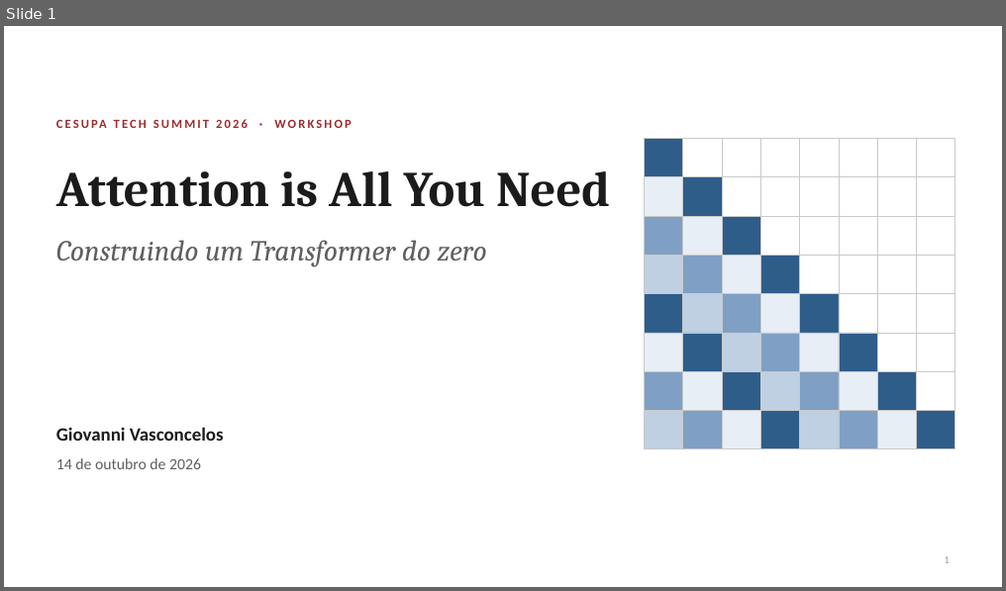
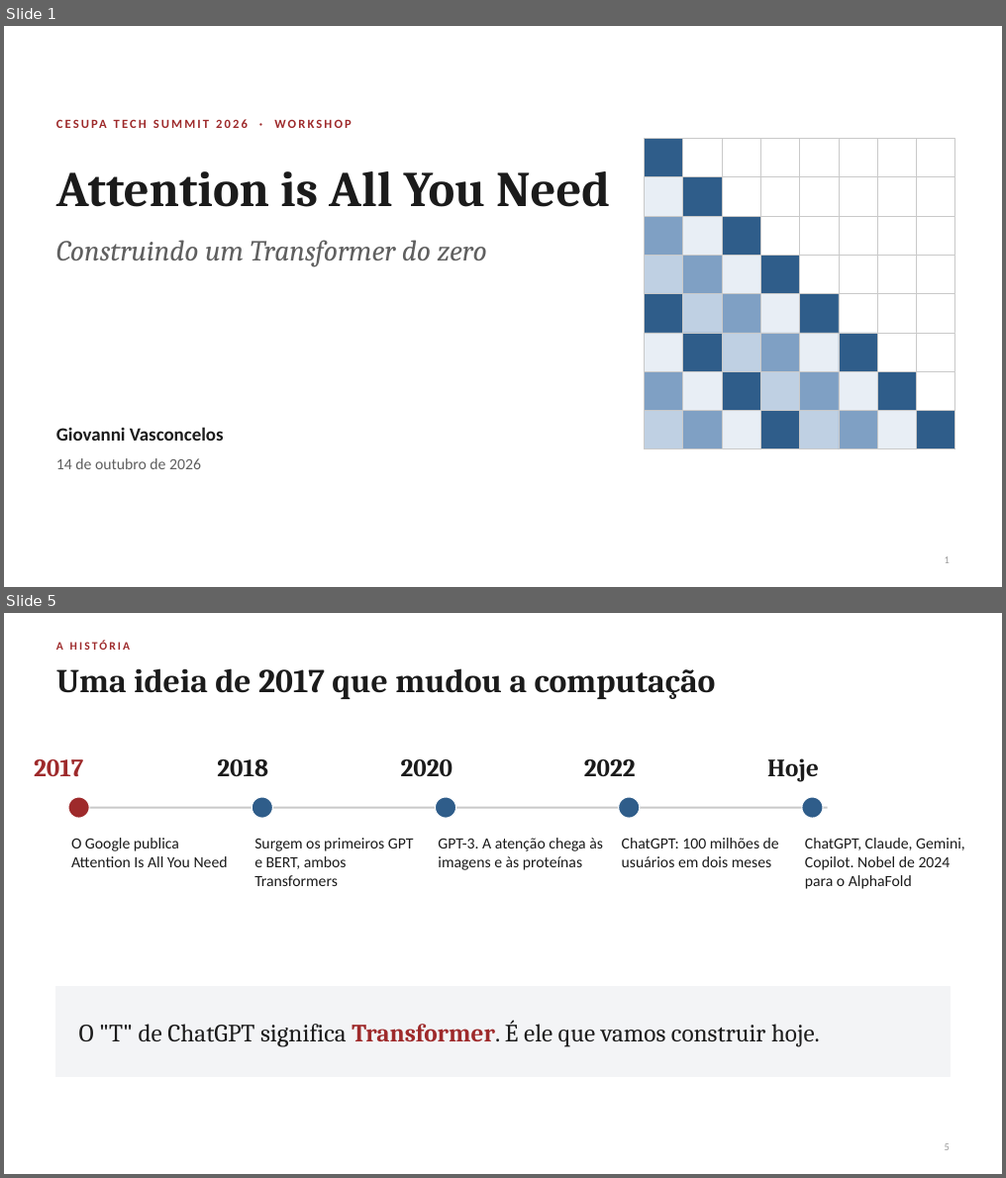
Before and after one commit to giovannibragasv/transformer-do-zero, a slide deck: slides/attention_workshop.pptx. Shown one above the other, each under a label of ours: slide 1 before the commit, slides 1 and 5 after it; the slides between them are not shown. The pictures are 1006x591 and 1006x1178 pixels, drawn with LibreOffice and Linux fonts; fonts in the diff are those of the drawing. Boxes give left, top, right and bottom in pixels: in the first picture for what was removed or moved away, otherwise in the second. Text is boxed around its words. In the diff, an @@ line names an element or a change of style, - is before the commit and + after.

Commit message:
Exercícios de lacuna, código pesado escondido e slides mais didáticos
- Notebook: atenção feita passo a passo num exemplo de três palavras; exercícios de
  lacuna (___) com a resposta no comentário; células pesadas em formulário do Colab;
  glossário e instruções de uso no topo; controle deslizante de temperatura.
- Slides: 25, com a história desde 2017, o problema das redes recorrentes, a busca
  do YouTube como analogia de Q/K/V, os três passos com os números do notebook e
  por que a atenção mudou tudo. Sem horários na tela.

```diff
--- a/slides/attention_workshop.pptx
+++ b/slides/attention_workshop.pptx
@@ slide 5 added at [4, 613, 1002, 1174], background #FFFFFF @@
@@ text added at [56, 641, 130, 650], 11 pt, text #9E2A2B, bold @@
+A HISTÓRIA
@@ text added at [56, 668, 716, 699], 32 pt, text #1B1B1B, bold @@
+Uma ideia de 2017 que mudou a computação
@@ text added at [34, 760, 83, 776], 24 pt, text #9E2A2B, bold @@
+2017
@@ text added at [217, 760, 268, 776], 24 pt, text #1B1B1B, bold @@
+2018
@@ text added at [401, 760, 452, 776], 24 pt, text #1B1B1B, bold @@
+2020
@@ text added at [584, 760, 636, 776], 24 pt, text #1B1B1B, bold @@
+2022
@@ text added at [767, 759, 819, 782], 24 pt, text #1B1B1B, bold @@
+Hoje
@@ ellipse added at [68, 797, 89, 818], fill #9E2A2B, outline #FFFFFF 1 pt @@
@@ line added from (79, 808) to (828, 808), #C9C9C9 2 pt @@
@@ ellipse added at [252, 797, 272, 818], fill #2F5D8A, outline #FFFFFF 1 pt @@
@@ ellipse added at [436, 797, 456, 818], fill #2F5D8A, outline #FFFFFF 1 pt @@
@@ ellipse added at [619, 797, 640, 818], fill #2F5D8A, outline #FFFFFF 1 pt @@
@@ ellipse added at [802, 797, 823, 818], fill #2F5D8A, outline #FFFFFF 1 pt @@
@@ text added at [71, 838, 228, 867], 15 pt, text #1B1B1B @@
+O Google publica Attention Is All You Need
@@ text added at [254, 838, 414, 886], 15 pt, text #1B1B1B @@
+Surgem os primeiros GPT e BERT, ambos Transformers
@@ text added at [438, 838, 603, 870], 15 pt, text #1B1B1B @@
+GPT-3. A atenção chega às imagens e às proteínas
@@ text added at [622, 838, 779, 867], 15 pt, text #1B1B1B @@
+ChatGPT: 100 milhões de usuários em dois meses
@@ text added at [805, 838, 965, 889], 15 pt, text #1B1B1B @@
+ChatGPT, Claude, Gemini, Copilot. Nobel de 2024 para o AlphaFold
@@ rectangle added at [56, 987, 949, 1077], fill #F3F4F6, outline #F3F4F6 1 pt @@
@@ text added at [79, 1020, 820, 1048], 24 pt, text #1B1B1B @@
+O "T" de ChatGPT significa Transformer. É ele que vamos construir hoje.
@@ text added at [944, 1144, 949, 1151], 10 pt, text #9A9A9A @@
+5
```
Also in this commit, not shown: 11 slides changed, 12 other slides added, 4 slides removed, 5 other files.
